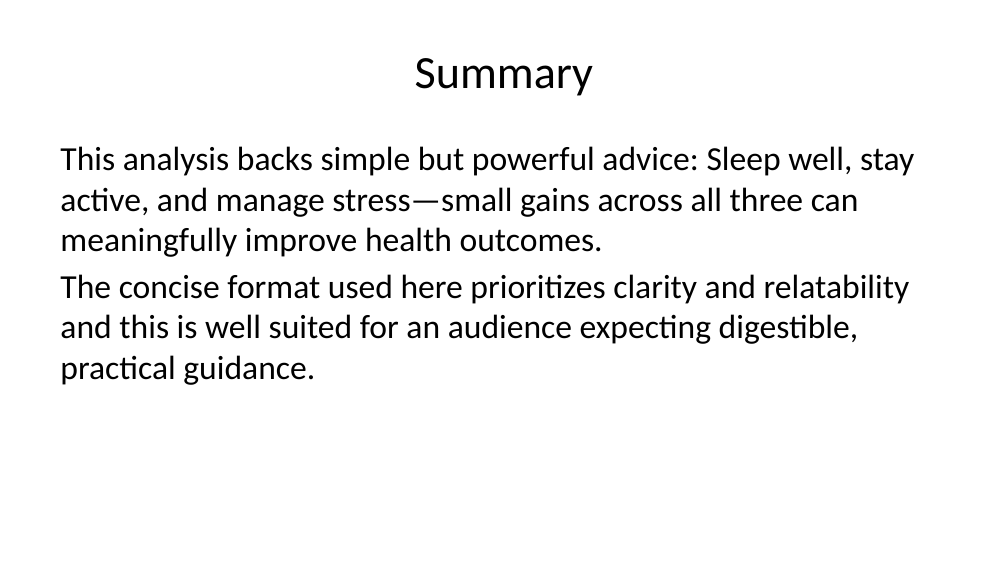
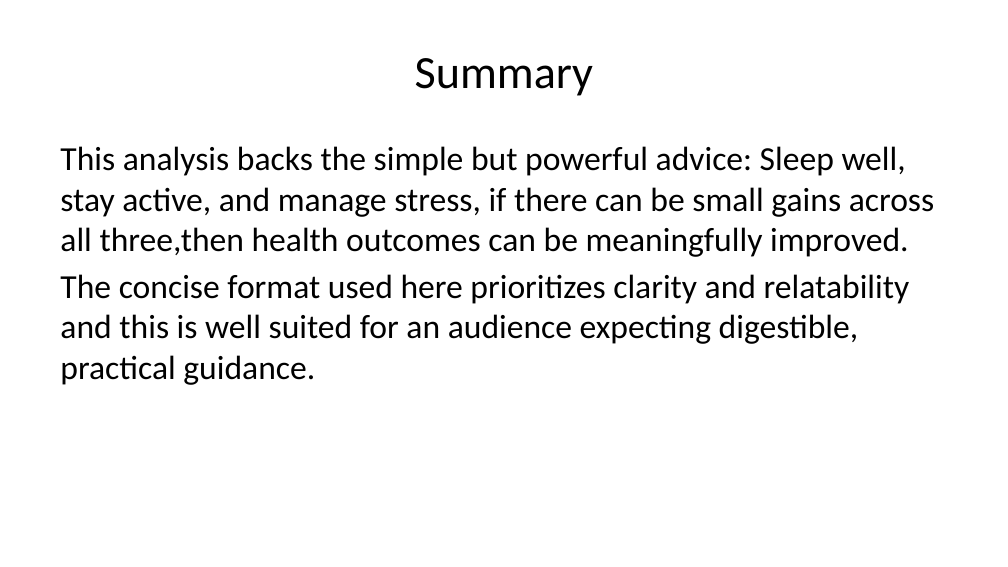
Before and after one commit to Tapiwa17/24986143, a slide deck: slide 9 of Question 5/Question-5-paper.pptx. Drawn at 1008x567 pixels with LibreOffice and Linux fonts; fonts in the diff are those of the drawing. Boxes give left, top, right and bottom in pixels: in the first picture for what was removed or moved away, otherwise in the second. Text is boxed around its words. In the diff, an @@ line names an element or a change of style, - is before the commit and + after.

```diff
--- a/Question 5/Question-5-paper.pptx
+++ b/Question 5/Question-5-paper.pptx
@@ text at bbox=[60, 146, 934, 257]: text changed @@
-This analysis backs simple but powerful advice: Sleep well, stay active, and manage stress—small gains across all three can meaningfully improve health outcomes.
+This analysis backs the simple but powerful advice: Sleep well, stay active, and manage stress, if there can be small gains across all three,then health outcomes can be meaningfully improved.
```
Also in this commit, not shown: 10 other files.
